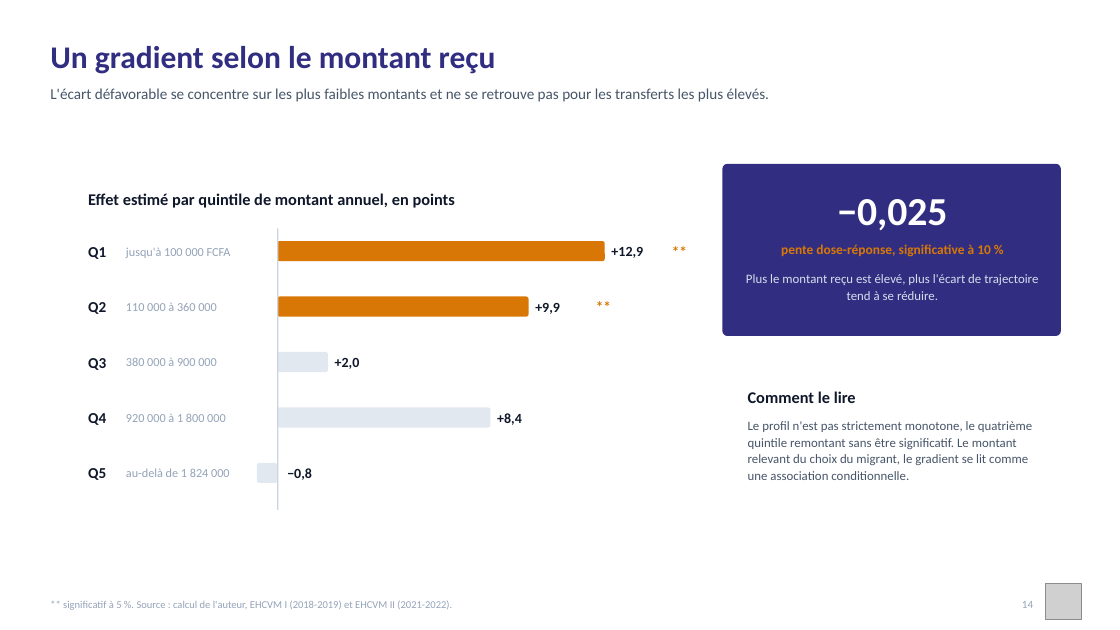
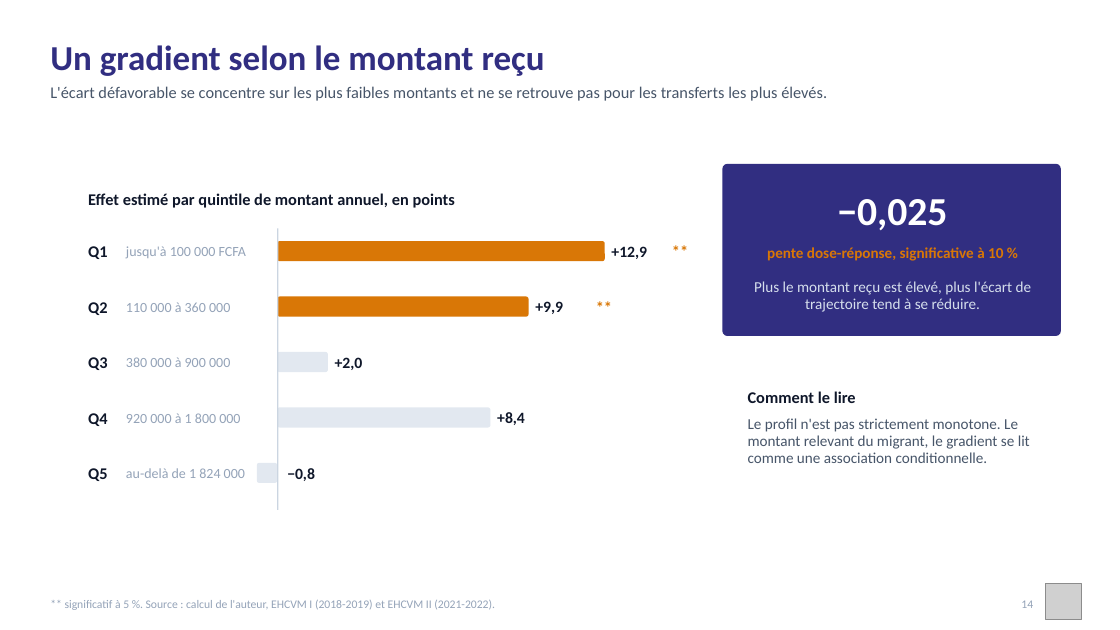
Before and after one commit to JODRAFF9/MEMOIRE, a slide deck: slide 14 of infographie/presentation_infographique.pptx. Drawn at 1120x630 pixels with LibreOffice and Linux fonts; fonts in the diff are those of the drawing; grey boxes stand for pictures. Boxes give left, top, right and bottom in pixels: in the first picture for what was removed or moved away, otherwise in the second. Text is boxed around its words. In the diff, an @@ line names an element or a change of style, - is before the commit and + after.

```diff
--- a/infographie/presentation_infographique.pptx
+++ b/infographie/presentation_infographique.pptx
@@ text "Un gradient selon le montant ..." at (50, 45, 545, 76): size 27 to 30 pt @@
@@ size 13 to 14 pt in 7 elements at (50, 86, 827, 101), (88, 246, 107, 259), (88, 302, 107, 315), (88, 357, 107, 370), (88, 413, 107, 426), (88, 468, 107, 481), (672, 234, 697, 269) @@
@@ text "pente dose-réponse, significative à 10 ...": place and size @@
-text "pente dose-réponse, significative à 10 ..." at (781, 244, 991, 256)
+text "pente dose-réponse, significative à 10 ..." at (767, 247, 1003, 261)
@@ text "pente dose-réponse, significative à 10 ..." at (767, 247, 1003, 261): size 11.5 to 13 pt @@
@@ text "Plus le montant reçu est ...": place and size @@
-text "Plus le montant reçu est ..." at (746, 274, 1038, 300)
+text "Plus le montant reçu est ..." at (754, 281, 1032, 312)
@@ text "Plus le montant reçu est ..." at (754, 281, 1032, 312): size 11 to 13 pt @@
@@ text at (748, 418, 1030, 463): text changed; size 11 to 13 pt @@
-Le profil n'est pas strictement monotone, le quatrième quintile remontant sans être significatif. Le montant relevant du choix du migrant, le gradient se lit comme une association conditionnelle.
+Le profil n'est pas strictement monotone. Le montant relevant du migrant, le gradient se lit comme une association conditionnelle.
@@ size 10.5 to 12 pt in 5 elements at (126, 246, 247, 258), (126, 302, 230, 312), (126, 357, 230, 367), (126, 413, 240, 423), (126, 468, 245, 478) @@
@@ size 12 to 13.5 pt in 5 elements at (611, 246, 647, 259), (535, 301, 563, 314), (335, 357, 363, 370), (497, 412, 525, 425), (287, 468, 315, 481) @@
@@ text "** significatif à 5 %. ..." at (65, 600, 495, 610): size 9 to 10 pt @@
```
Also in this commit, not shown: 20 other slides changed, 2 other files.
